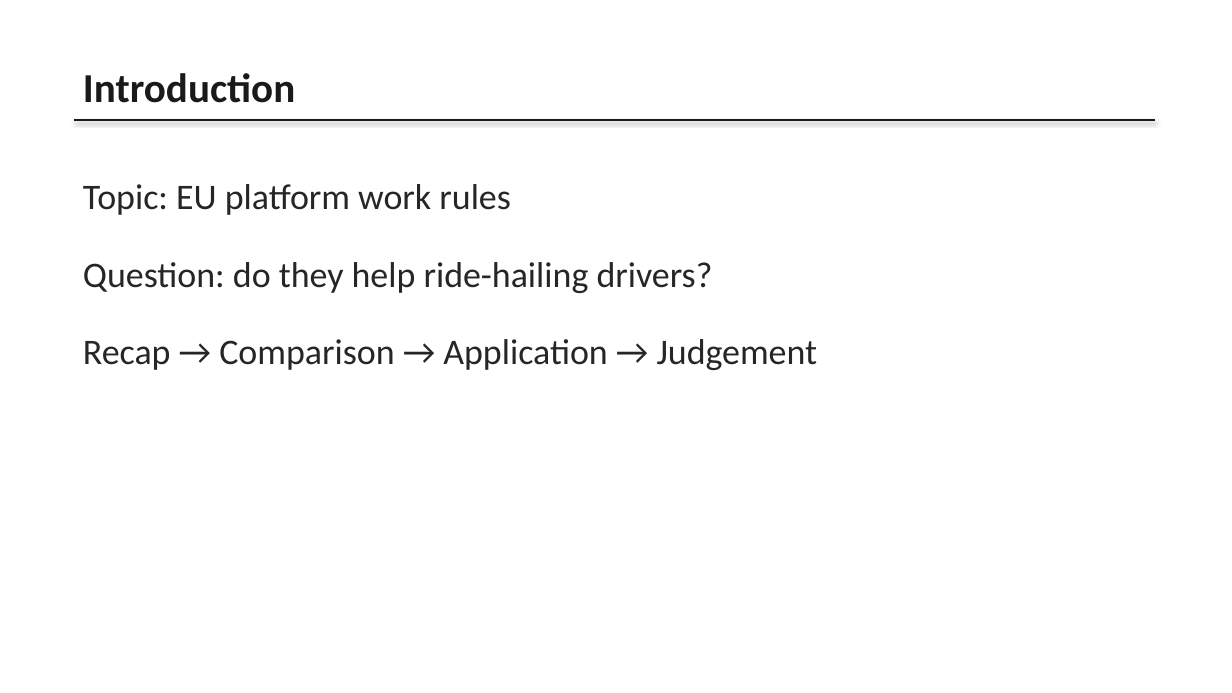
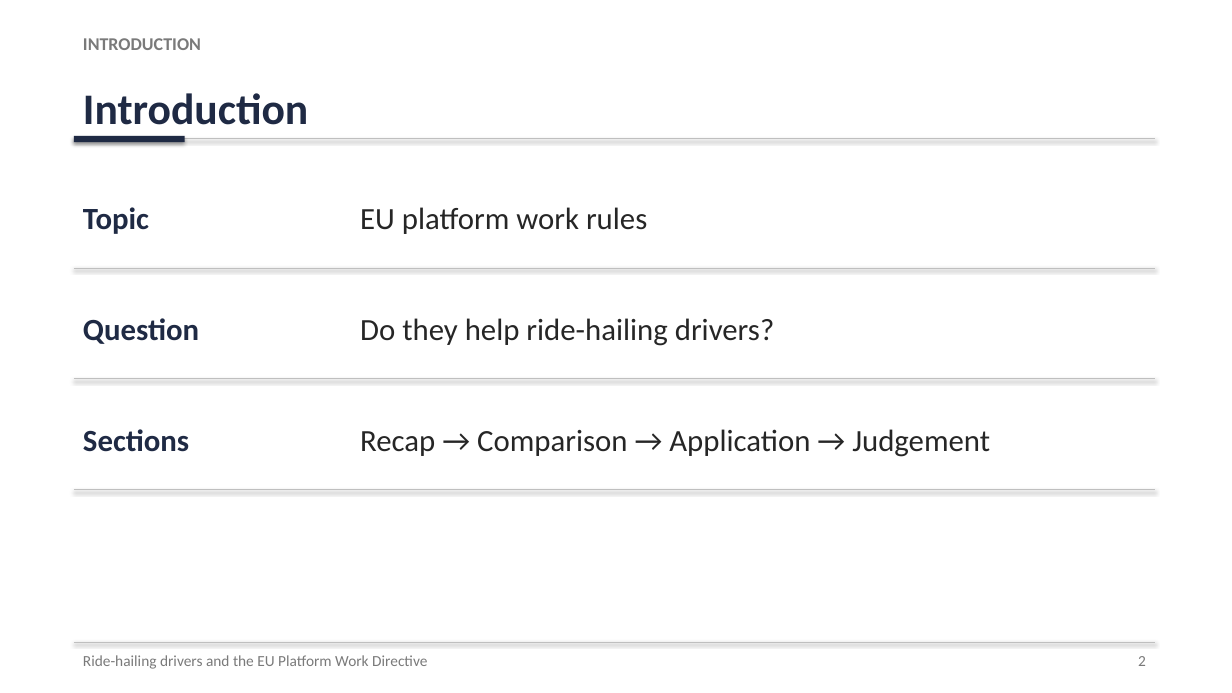
Before and after one commit to karanrg22-svg/skill, a slide deck: slide 2 of Ride-Hailing_Presentation.pptx. Drawn at 1232x693 pixels with LibreOffice and Linux fonts; fonts in the diff are those of the drawing. Boxes give left, top, right and bottom in pixels: in the first picture for what was removed or moved away, otherwise in the second. Text is boxed around its words. In the diff, an @@ line names an element or a change of style, - is before the commit and + after.

```diff
--- a/Ride-Hailing_Presentation.pptx
+++ b/Ride-Hailing_Presentation.pptx
@@ text "INTRODUCTION" at (x1=83, y1=38, x2=201, y2=50): vertical alignment middle to top @@
@@ text at (x1=83, y1=38, x2=201, y2=50): text changed; size 32 to 14 pt; text colour #1A1A1A to #7A7A7A @@
-Introduction
+INTRODUCTION
@@ text added at (x1=83, y1=93, x2=308, y2=125), 34 pt, text #1F2A44, bold @@
+Introduction
@@ line moved from (74, 120) - (1155, 120) to (74, 139) - (1155, 139) @@
@@ line (74, 139) - (1155, 139): stroke #1A1A1A 1.5 pt to #BFBFBF 0.75 pt @@
@@ rectangle added at (x1=74, y1=136, x2=185, y2=142), fill #1F2A44 @@
@@ text added at (x1=83, y1=207, x2=149, y2=234), 24 pt, text #1F2A44, bold @@
+Topic
@@ text added at (x1=360, y1=207, x2=647, y2=234), 24 pt, text #262626 @@
+EU platform work rules
@@ line added from (74, 268) to (1155, 268), #BFBFBF 0.5 pt @@
@@ text added at (x1=83, y1=318, x2=199, y2=344), 24 pt, text #1F2A44, bold @@
+Question
@@ text at (x1=360, y1=318, x2=774, y2=346): text changed; size 28 to 24 pt @@
-Topic: EU platform work rules
-Question: do they help ride-hailing drivers?
-Recap → Comparison → Application → Judgement
+Do they help ride-hailing drivers?
@@ line added from (74, 379) to (1155, 379), #BFBFBF 0.5 pt @@
@@ text added at (x1=83, y1=429, x2=189, y2=452), 24 pt, text #1F2A44, bold @@
+Sections
@@ text added at (x1=360, y1=429, x2=990, y2=457), 24 pt, text #262626 @@
+Recap → Comparison → Application → Judgement
@@ line added from (74, 490) to (1155, 490), #BFBFBF 0.5 pt @@
@@ line added from (74, 642) to (1155, 642), #BFBFBF 0.75 pt @@
@@ text added at (x1=83, y1=655, x2=427, y2=669), 12 pt, text #7A7A7A @@
+Ride-hailing drivers and the EU Platform Work Directive
@@ text added at (x1=1138, y1=656, x2=1146, y2=666), 12 pt, text #7A7A7A @@
+2
```
Also in this commit, not shown: 8 other slides changed, 1 slide added.
